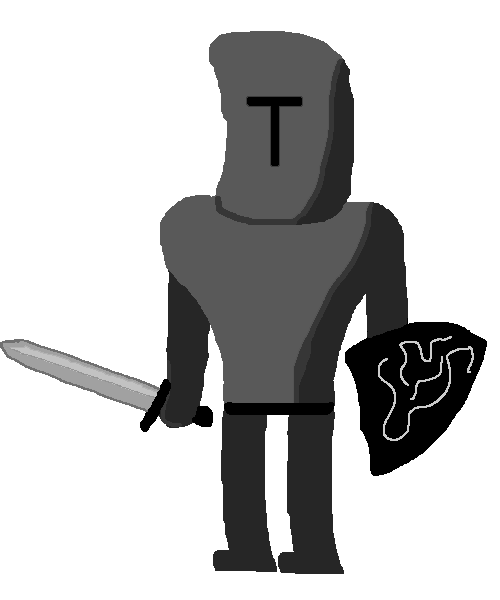
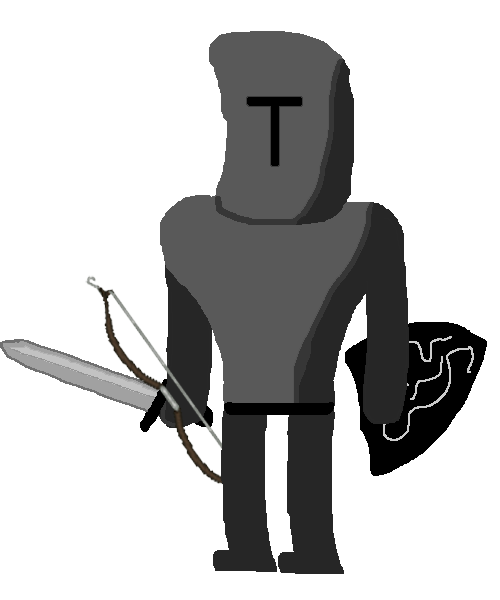
Comparing the layer stacks of the two 500 × 600 images. Changes:
added layer "Layer 8" above "Layer 3" over [183, 250, 409, 424]
added layer "Layer 7" above "Layer 9" over [85, 275, 223, 485]
added layer "Layer 9" above "Layer 4" over [165, 265, 212, 424]
